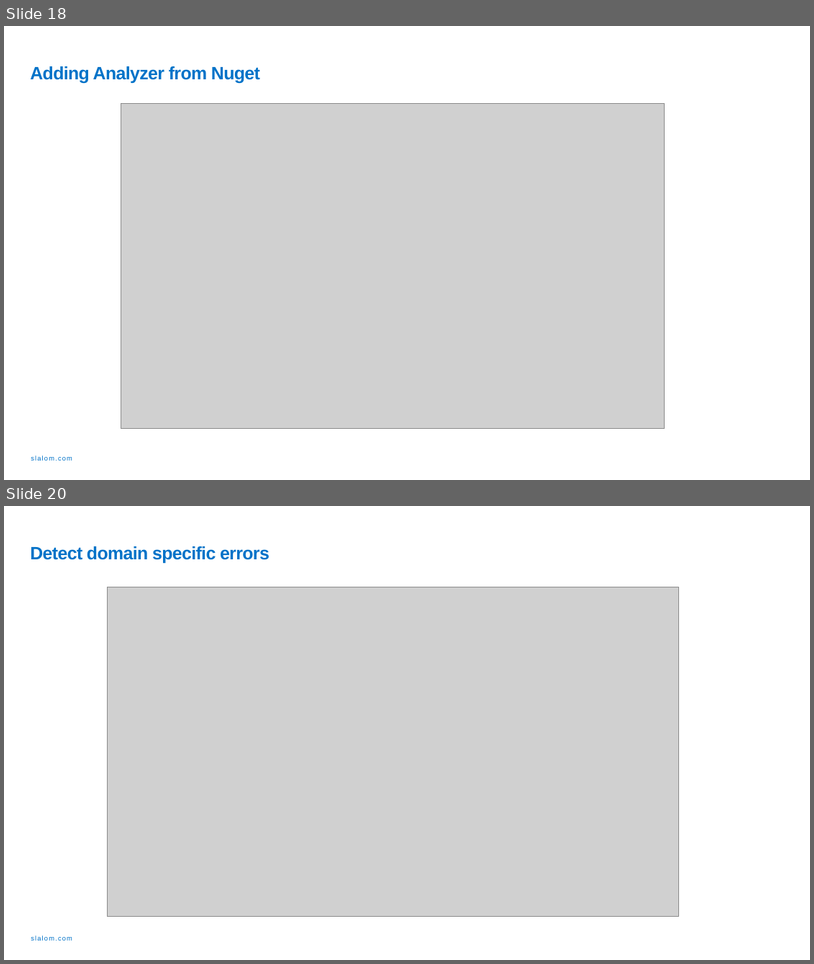
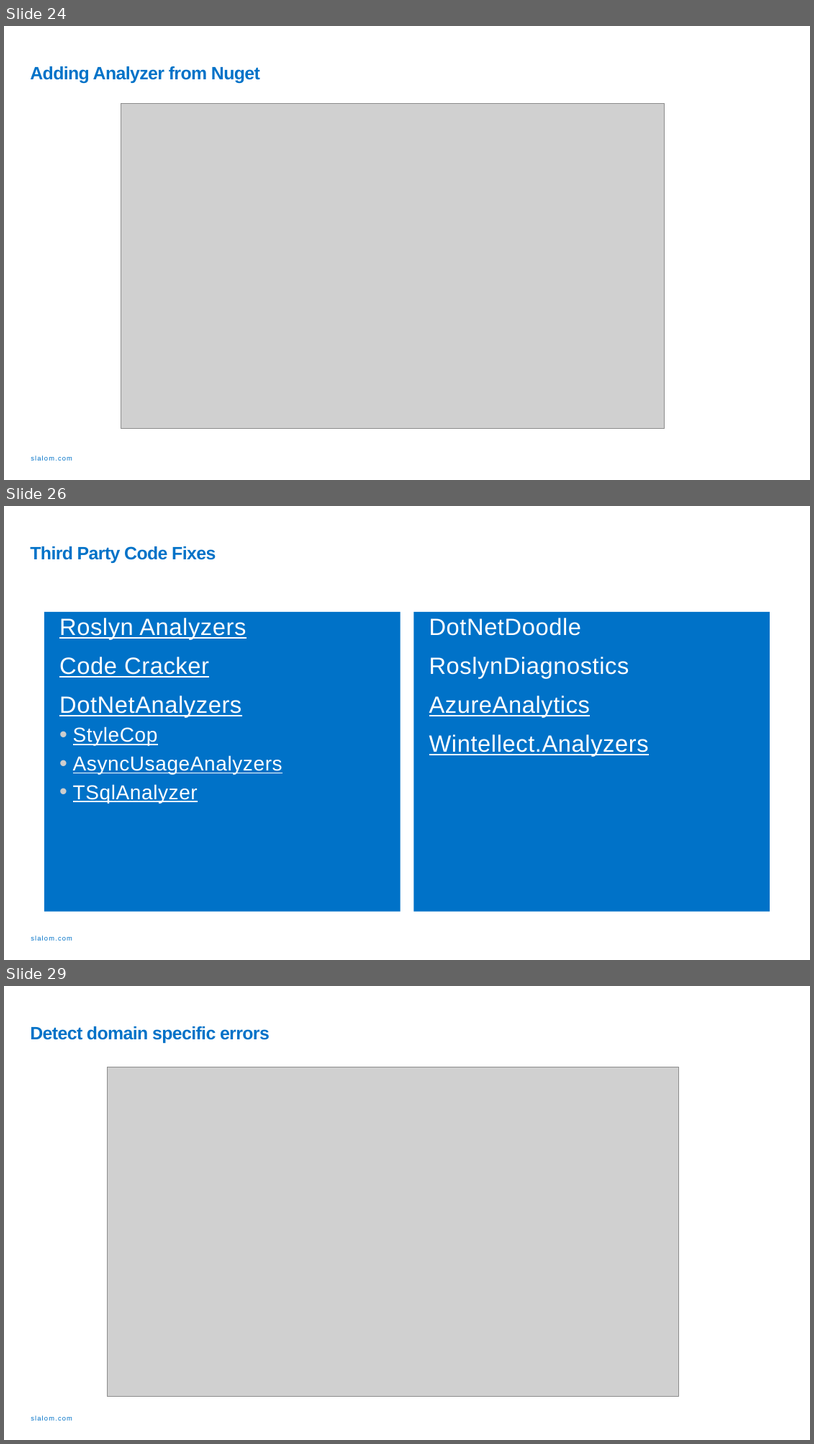
Before and after one commit to jwooley/RoslynLabs, a slide deck: RoslynStaticAnalyzerWorkshop.pptx. Shown one above the other, each under a label of ours: slides 18 and 20 before the commit, slides 24, 26 and 29 after it; the slides between them are not shown. The pictures are 814x964 and 814x1444 pixels, drawn with LibreOffice and Linux fonts; fonts in the diff are those of the drawing; grey boxes stand for pictures. Boxes give left, top, right and bottom in pixels: in the first picture for what was removed or moved away, otherwise in the second. Text is boxed around its words. In the diff, an @@ line names an element or a change of style, - is before the commit and + after.

```diff
--- a/RoslynStaticAnalyzerWorkshop.pptx
+++ b/RoslynStaticAnalyzerWorkshop.pptx
@@ slide 26 added at bbox=[4, 506, 810, 960], background #FFFFFF; not listed: 1 template element that a slide beside it also shows @@
@@ title added at bbox=[30, 546, 216, 563], 21.3 pt, text #0072C8, bold @@
+Third Party Code Fixes
@@ text added at bbox=[44, 612, 401, 911], fill #0072C8, 28 pt, text #FFFFFF, underline @@
+• Roslyn Analyzers
+• Code Cracker
+• DotNetAnalyzers
+  • StyleCop
+  • AsyncUsageAnalyzers
+  • TSqlAnalyzer
@@ text added at bbox=[414, 612, 771, 911], fill #0072C8, 28 pt, text #FFFFFF, underline @@
+• DotNetDoodle
+• RoslynDiagnostics
+• AzureAnalytics
+• Wintellect.Analyzers
@@ what was slide 18 is now slide 24 @@
@@ what was slide 20 is now slide 29 @@
```
Also in this commit, not shown: 11 slides changed, 12 other slides added, 1 other file.
